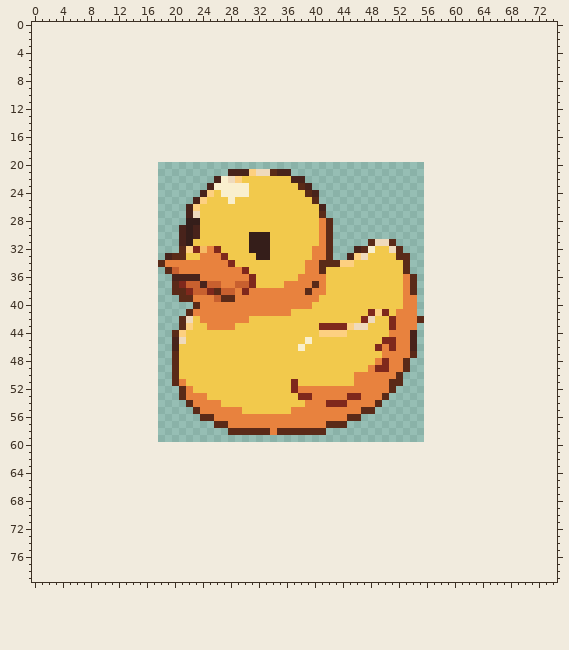
Pixel-art file, stored at final/v2/art/src/ase/belt/items/rubber-duck.ase. The picture above was drawn from the file before the commit.
38x40 pixels, 1 frame. The old version is drawn lined up with the new one, on the new canvas.
After:
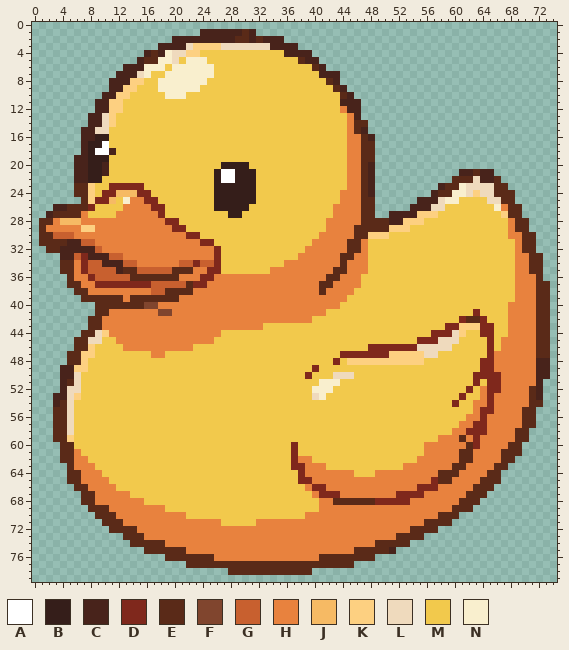
Palette (. is transparent): A #ffffff  B #351e1a  C #48231b  D #7f281c  E #5a2a18  F #80452e  G #c8602f  H #e8823e  J #f6ba64  K #fdd081  L #efdabd  M #f2c94c  N #f9efce
The edit:
canvas 38x40 -> 75x80, the old top-left corner now at 18,20
Changed rows in their new state; - is an unchanged pixel.
first column x 1:
 1 -----------------------CCCCCCEC------------------------------------------
 2 -------------------CCCCCCCCCEECECCC--------------------------------------
 3 -----------------CCCCLKKKKLLLLLLLCCCC------------------------------------
 4 ---------------CECNLLKKMMMMMMMMMMMMCCCC----------------------------------
 5 --------------CEENNLMNNNMMMMMMMMMMMMMECC---------------------------------
 6 ------------CCCNNNMNNNNNNMMMMMMMMMMMMMMEC--------------------------------
 7 -----------CCCLNMMNNNNNNNMMMMMMMMMMMMMMMCCC------------------------------
 8 ----------CCCKKMMNNNNNNNMMMMMMMMMMMMMMMMMEC------------------------------
 9 ----------CCKKMMMNNNNNNMMMMMMMMMMMMMMMMMMMEC-----------------------------
10 ---------CCKKMMMMMNNNMMMMMMMMMMMMMMMMMMMMMMEC----------------------------
11 --------CCKKMMMMMMMMMMMMMMMMMMMMMMMMMMMMMMMCCC---------------------------
12 --------CCKKMMMMMMMMMMMMMMMMMMMMMMMMMMMMMMMHCC---------------------------
13 -------CCLKMMMMMMMMMMMMMMMMMMMMMMMMMMMMMMMMMHC---------------------------
14 -------CCLKMMMMMMMMMMMMMMMMMMMMMMMMMMMMMMMMMHEE--------------------------
15 ------CCLLMMMMMMMMMMMMMMMMMMMMMMMMMMMMMMMMMMHEC--------------------------
16 ------CCBBMMMMMMMMMMMMMMMMMMMMMMMMMMMMMMMMMMHHEC-------------------------
17 ------CBBAMMMMMMMMMMMMMMMMMMMMMMMMMMMMMMMMMMHHEE-------------------------
18 ------CBAACMMMMMMMMMMMMMMMMMMMMMMMMMMMMMMMMMHHEE-------------------------
19 -----CCBBBMMMMMMMMMMMMMMMMMMMMMMMMMMMMMMMMMMHHEE-------------------------
20 -----CCBBCMMMMMMMMMMMMMMMMBBBBMMMMMMMMMMMMMMHHEC-------------------------
21 -----CCBBCMMMMMMMMMMMMMMMBAABBBMMMMMMMMMMMMMHHEC------------CCECC--------
22 -----CCBBMMMMMMMMMMMMMMMMBAABBB-----MMMMMMMMHHEC-----------EEELCCE-------
23 -----EEKMMDDDDDMMMMMMMMMMBBBBBB------MMMMMMMHHEC---------CEENLLLLEE------
24 -----EEKMDDJJJDDMMMMMMMMMBBBBBB-------MMMMMHHHEC--------CEENNLKLLEEE-----
25 ------EKDDJMNHHDDMMMMMMM-BBBBBB--------MMMMHHHEE------CCCLNNMMMMLLEE-----
26 --CCEEEDMMMMHHHHDDMMMMM--BBBBB----------MMHHHHEE-----CCCLLMMMMMMMNHEE----
27 -CEEEEHMMMMHHHHHHDMMMMM----BB-----------MMHHHHEE--CCCCKKKMMMMMMMMMKEE----
28 EEHJJJHHHHHHHHHHHHDDMMM-----------------MHHHHHEEEECCKKKMMMMMMMMMMMMHEE---
29 EHHHHHKKHHHHHHHHHHHDDMM-----------------MHHHHEEEEEKKKMMMMMMMMMMMMMMHEE---
30 EEGGGHHHHHHHHHHHHHHHHDD-------MMM--------HHHHEEKKKMMMMMMMMMMMMMMMMMHHEE--
31 EEEECCGGHHHHHHHHHHHHHHHDD-----MMM------H-HHHEEHMMMMMMMMMMMMMMMMMMMMMHEE--
32 -EECCCCCGHHHHHHHHHHHHHHH------MMM-----H--HHHEEHM--MMMMMMMMMMMMMMMMMMHEE--
33 ---CCGDCCCGGHHHHHHHHHHH--DM----MM----HH--HHEEHH----MMMMMMMMMMMMMMMMMHHEE-
34 ---EEHDGGCCCGGHHHH--GGDGGDMM-------HHH--HHHEHHH-----MMMMMMMMMMMMMMMMHHEE-
35 ---EEHDGGGGCEEGGGGGEEE--DDMMMM---HHHHH--HHEEHHH-----MMMMMMMMMMMMMMMMHHEE-
36 ----EHHDGGGGGEEEEEEEHHHDD-----HHHHHHH----EEHHH------MMMMMMMMMMMMMMMMHHHE-
37 ----EEHHDDDDDDDDGGGGGEDDHH--HHHHHHH----HEEHHHH------MMMMMMMMMMMMMMMMHHHEE
38 -----EEHHHHHHHHHGGE--EHHHHHH-H--------H-EHHHH-------MMMMMMMMMMMMMMMMHHHEE
39 ------EEEEEEHEEEEEEEHH---HHH------------HHHH--------MMMMMMMMMMMMMMMMHHHEE
40 --------EEEEEEEFFHHHHHH----------------HHHH---------MMMMMMMMMMMMMMMHHHHEE
41 --------EEHHHHHHHFFHHH--------------HHHHH------MMM-MMMMMMMMMMMDMMMMHHHHEE
42 -------EEHHHHHHHHHHHHHH-------HHHHHHHHH-------MM--MMMMMMMMMMDEEDMMMHHHHEE
43 -------EEHHHHHHHHHHHHHHH----HHHH--------MMMMMMM---MMMMMMMMDDKKKDDMMHHHHEE
44 ------EELKHHHHHHHHHHHHHHHH--------------MMMM------MMMMMMDDDLKMMDDMMHHHHEE
45 -----EELLMMHHHHHHHHHHHHHH-------------M----------MMMMMDDDLLLMMMMDMHHHHHEE
46 -----EEKMMMMHHHHHHHHHH---------------M---------D-D-DDDLLLLLMMMMMDMHHHHHEE
47 ----EEKKMMMMMMMMHHMM-----------------------DDDDDDDKKKKKLLMMMMMMMDHHHHHHEE
48 ----EEKMMMMMMMMMMMMM----------------------D-KKKKKKKKKKKMMMMMMMMDDHHHHHHCC
49 ---CCKKMMMMMMMMMMMMM-------------------D-------MMMMMMMMMMMMMMMMDDHHHHHHCC
50 ---CCLMMMMMMMMMMMMMM------------------D---LLLMMMMMMMMMMMMMMMMMDDDDHHHHHCC
51 ---CELMMMMMMMMMMMMMMM---------------M---NNN--MMMMMMMMMMMMMMMMMDMDDHHHHHC-
52 ---CLLMMMMMMMMMMMMMMMM--------------MMMNNNMMMMMMMMMMMMMMMMMMMDMHDDHHHHEC-
53 --CCLKMMMMMMMMMMMMMMMMMM-------------MMLNMMMMMMMMMMMMMMMMMMMDMMHDHHHHHEC-
54 --CELMMMMMMMMMMMMMMMMMMMMM------------MMMMMMMMMMMMMMMMMMMMMDMMHHDHHHHHEE-
55 --EELMMMMMMMMMMMMMMMMMMMMMMMM-------MMMMMMMMMMMMMMMMMMMMMMMMMMHDDHHHHEE--
56 --EELMMMMMMMMMMMMMMMMMMMMMMMMMMMMMMMMMMMMMMMMMMMMMMMMMMMMMMMMHHDHHHHHEE--
57 --EELMMMMMMMMMMMMMMMMMMMMMMMMMMMMMMMMMMMMMMMMMMMMMMMMMMMMMMMHHDDHHHHHEE--
58 --EELMMMMMMMMMMMMMMMMMMMMMMMMMMMMMMMMMMMMMMMMMMMMMMMMMMMMMMHHDDDHHHHEE---
59 --EEKMMMMMMMMMMMMMMMMMMMMMMMMMMMMMMMMMMMMMMMMMMMMMMMMMMMMHHHEHDHHHHHEE---
60 ---EEMMMMMMMMMMMMMMMMMMMMMMMMMMMMMMMDMMMMMMMMMMMMMMMMMMHHHHHHEDHHHHEE----
61 ---EEHMMMMMMMMMMMMMMMMMMMMMMMMMMMMMMDMMMMMMMMMMMMMMMMMMHHHHHEEHHHHEEE----
62 ---EEHHMMMMMMMMMMMMMMMMMMMMMMMMMMMMMDHHMMMMMMMMMMMMMMMHHHHHHEEHHHHEE-----
63 ----EHHHMMMMMMMMMMMMMMMMMMMMMMMMMMMMDDHHHMMMMMMMMMMMHHHHHHHEEHHHHEE------
64 ----EEHHHMMMMMMMMMMMMMMMMMMMMMMMMMMMMDHHHHHHHMMMHHHHHHHHHEEEHHHHEE-------
65 ----EEHHHHMMMMMMMMMMMMMMMMMMMMMMMMMMMDDHHHHHHHHHHHHHHHHHDEEHHHHEEE-------
66 -----EEHHHHMMMMMMMMMMMMMMMMMMMMMMMMMMMHDDHHHHHHHHHHHHHDDDHHHHHEEE--------
67 ------EEHHHHHMMMMMMMMMMMMMMMMMMMMMMMMMMHDDDHHHHHHHHDDDDHHHHHHEEE---------
68 ------EEHHHHHHHMMMMMMMMMMMMMMMMMMMMMMMMMHHEEEEEEDDDDDHHHHHHHEEE----------
69 -------EEEHHHHHHHHMMMMMMMMMMMMMMMMMMMMMMHHHHHHHHHHHHHHHHHHHEEE-----------
70 --------EEEHHHHHHHHHHMMMMMMMMMMMMMMMMMHHHHHHHHHHHHHHHHHHHEEE-------------
71 ---------EEEHHHHHHHHHHHHHHMMMMMHHHHHHHHHHHHHHHHHHHHHHHHEEEE--------------
72 ----------EEEEHHHHHHHHHHHHHHHHHHHHHHHHHHHHHHHHHHHHHHHEEEE----------------
73 ------------EEEHHHHHHHHHHHHHHHHHHHHHHHHHHHHHHHHHHHHEEEE------------------
74 -------------EEEEEHHHHHHHHHHHHHHHHHHHHHHHHHHHHHHEEEEE--------------------
75 ---------------EEEEEEHHHHHHHHHHHHHHHHHHHHHHHHEEEEEC----------------------
76 ------------------EEEEEEEHHHHHHHHHHHHHHHEEEEEEEE-------------------------
77 ---------------------EEEEEEEEEEEEEEEEEEEEEEEE----------------------------
78 ---------------------------EEEEEEEEEEEE----------------------------------
